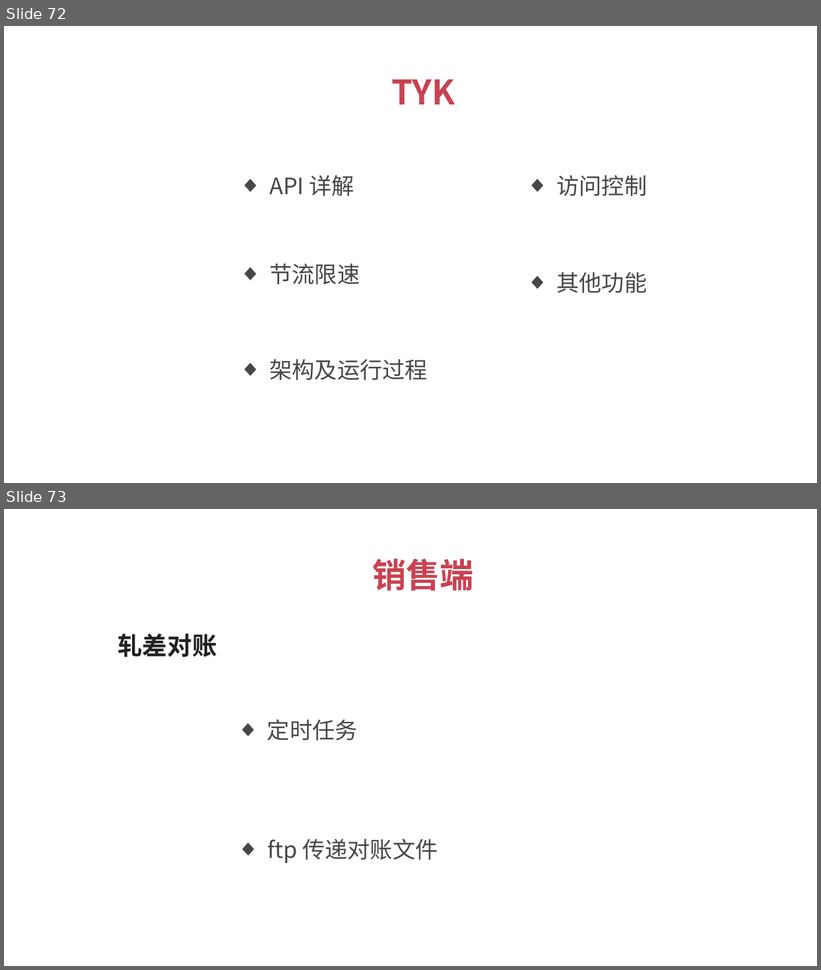
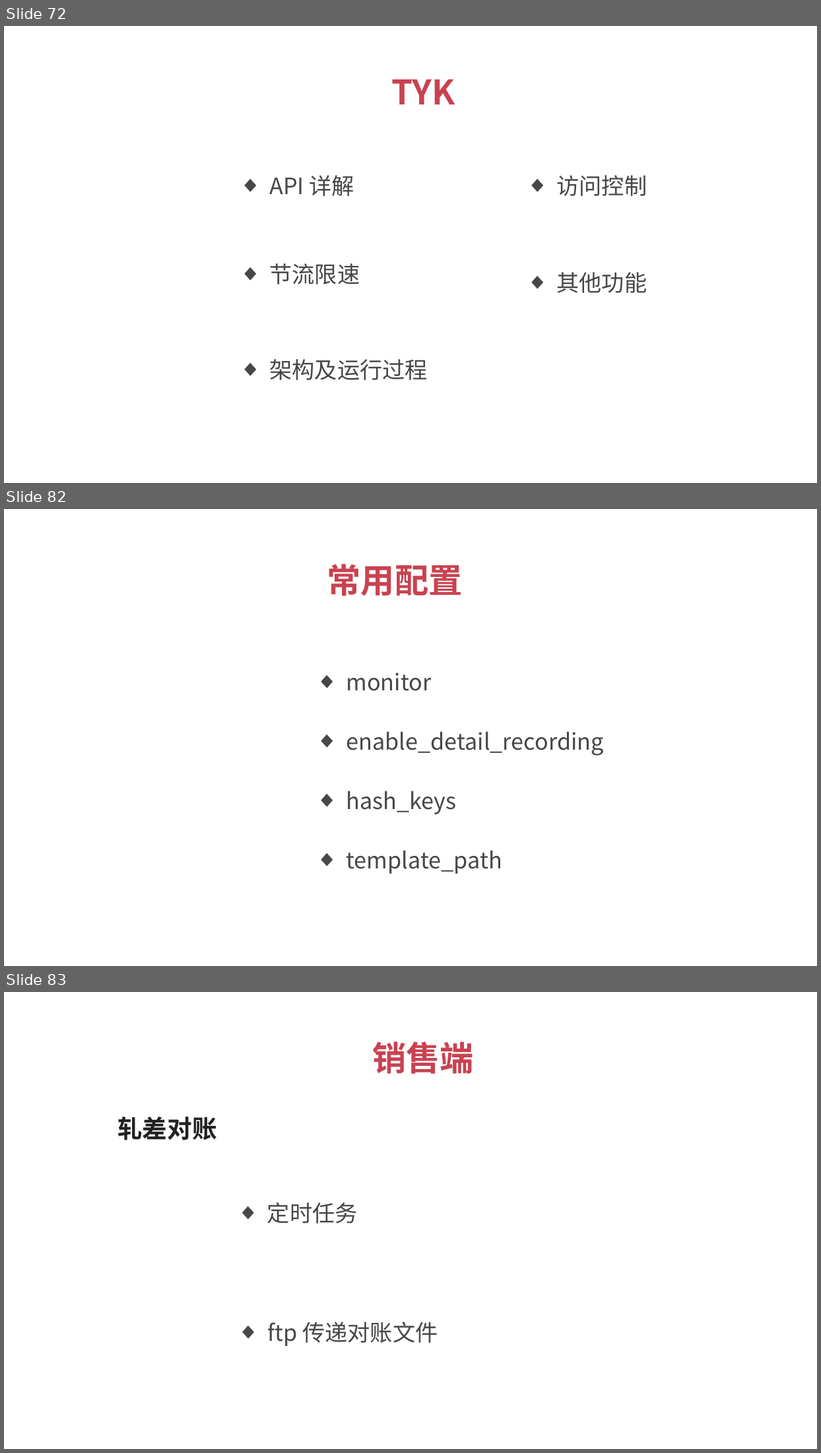
Before and after one commit to 1329555958/financial, a slide deck: 理财平台.pptx. Shown one above the other, each under a label of ours: slides 72 and 73 before the commit, slides 72, 82 and 83 after it; the slides between them are not shown. The pictures are 821x970 and 821x1453 pixels, drawn with LibreOffice and Linux fonts; fonts in the diff are those of the drawing. Boxes give left, top, right and bottom in pixels: in the first picture for what was removed or moved away, otherwise in the second. Text is boxed around its words. In the diff, an @@ line names an element or a change of style, - is before the commit and + after.

```diff
--- a/理财平台.pptx
+++ b/理财平台.pptx
@@ slide 82 added at [4, 509, 817, 966], background #FFFFFF @@
@@ text added at [327, 564, 462, 596], 30 pt, text #C94251, bold @@
+常用配置
@@ text added at [346, 673, 431, 691], 20 pt, text #474747 @@
+  ◆ monitor
@@ text added at [346, 731, 604, 756], 20 pt, text #474747 @@
+  ◆ enable_detail_recording
@@ text added at [346, 791, 456, 815], 20 pt, text #474747 @@
+  ◆ hash_keys
@@ text added at [346, 850, 502, 874], 20 pt, text #474747 @@
+  ◆ template_path
@@ what was slide 73 is now slide 83 @@
```
Also in this commit, not shown: 9 other slides added, 2 other files.
